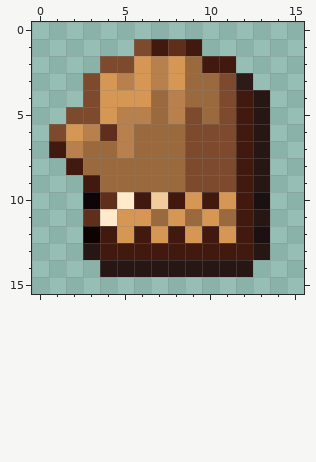
Pixel-art file -- resources/gfx/ui/icons/items/rogue_bracers.aseprite. The picture above is the old version.
16x16 pixels, 1 frame. Colours within 5 levels of each other are drawn and written as one.
And afterwards:
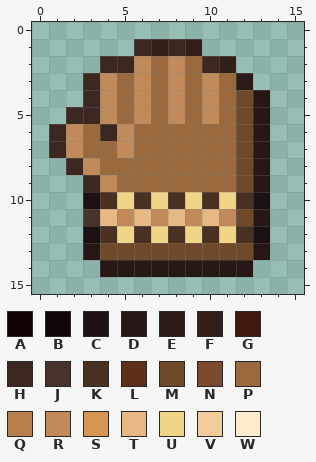
Palette (. is transparent): A #0f0302  B #0f0509  C #1c1112  D #261714  E #2c1b17  F #331f1a  G #42190f  H #3d2721  J #48322c  K #4a3020  L #5f2f1c  M #6e4a2a  N #7d4a2d  P #9a6a3e  Q #b7804c  R #c08a5a  S #d59753  T #e8b884  U #f0d488  V #f2cc9a  W #ffebcc
The exact change:
Changed rows in their new state; - is an unchanged pixel.
first column x 1:
 1 -----HFHF---
 2 ---HHRPR-HF-
 3 --HRPRPR-RP-
 4 --HRPR-R-RPM
 5 -HHRPR-RPRPM
 6 HRPHR---PPPM
 7 HR--R---PPPM
 8 -HR-----PPPM
 9 --HR----PPPM
10 --CKUKUKUKUK
11 --JTRTRTRTRM
12 --CKUKUKUKUK
13 ---MMMMMMMMM
Changed places in both pictures, as pixel boxes (x1, y1, x2, y2):
changed: (49, 39, 253, 260)
